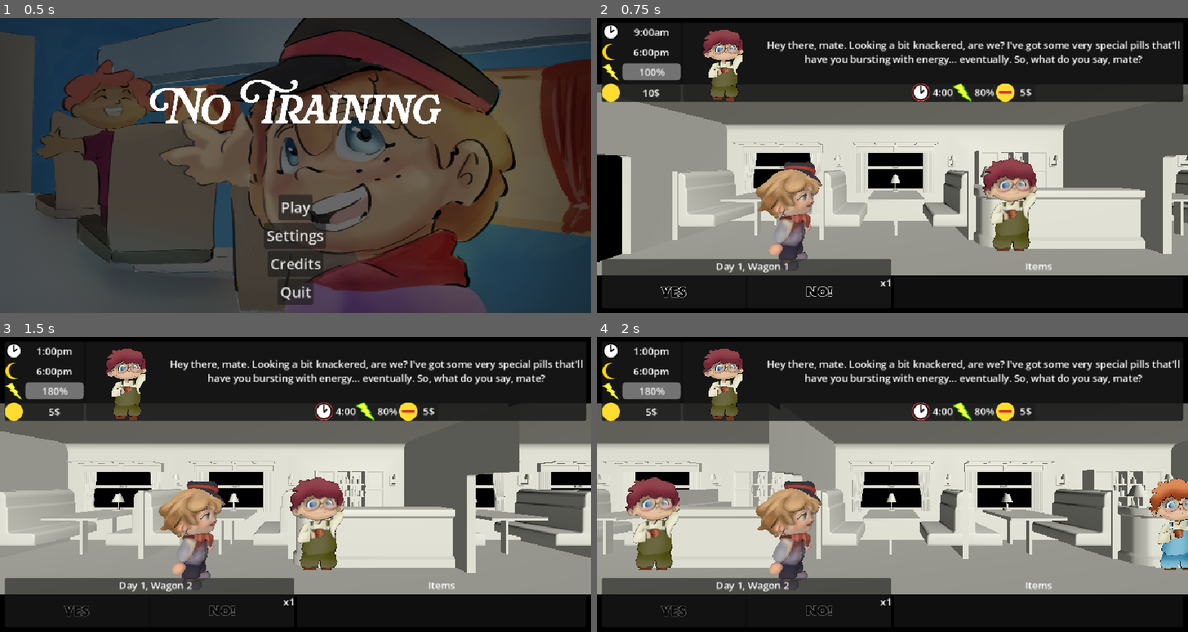
Above: before the commit, frames 1-4 (two rows, left to right).
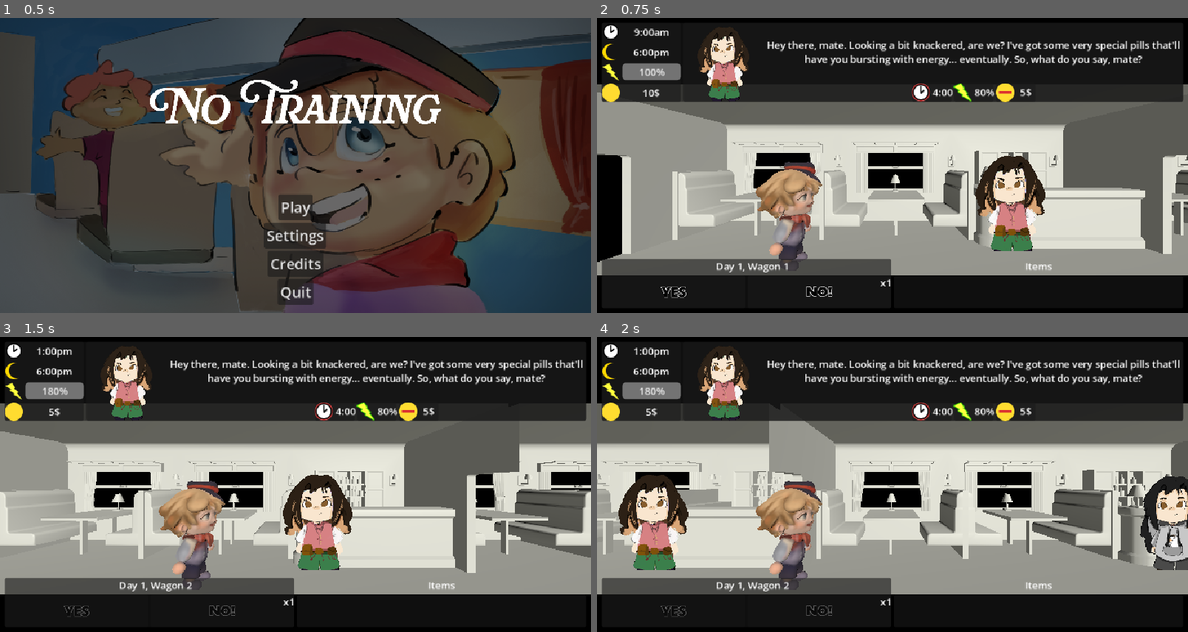
Above: after the commit, the same moments.

Repository: Smg065/WGJ2026
Game: Godot game, scene res://Scenes/MainMenu.tscn
Two runs of this game, one before a commit and one after it. Both use one fixed random seed, a clock stepped at 60 frames per second and the inputs below. The engine's default icon, where the game draws it, is replaced by a stand-in: a white triangle on a blue panel in a dark square.
Inputs (mouse positions are in pixels of both pictures, inside the frame that each line leads up to):
- Up to frame 1 (0.5 s): no input
- Up to frame 2 (0.75 s): click "Play" at 0.5 s
- Up to frame 3 (1.5 s): click (76, 611) at 1.25 s
- Up to frame 4 (2 s): no input

Frame 1 is identical in both runs. In frame 2, 4.1% of the frame differs, in the area x 17-76%, y 3-79%; in frame 3, 4.1%; in frame 4, 6.2%, in the area x 3-100%, y 3-79%.

Commit message:
new models

Diff:
--- a/Resources/Requests/IceCream.tres
+++ b/Resources/Requests/IceCream.tres
@@ -1,6 +1,6 @@
 [gd_resource type="Resource" script_class="CharacterRequest" format=3 uid="uid://01lf4lbam8a2"]
 
-[ext_resource type="Texture2D" uid="uid://bblf4acwurjdt" path="res://Sprites/Characters/80_Gym_teacher.png" id="1_y7jt4"]
+[ext_resource type="Texture2D" uid="uid://cj4obqfpi5fvr" path="res://Sprites/Characters/People_Crying.png" id="1_y7jt4"]
 [ext_resource type="AudioStream" uid="uid://dk3du50iyqrw7" path="res://SFX/dialogue-cry.wav" id="2_y7jt4"]
 [ext_resource type="Script" uid="uid://crmyuhxtt7onq" path="res://Scripts/CharacterRequest.gd" id="3_35a0k"]
 
--- a/Resources/Requests/OldLadyStory.tres
+++ b/Resources/Requests/OldLadyStory.tres
@@ -1,6 +1,6 @@
 [gd_resource type="Resource" script_class="CharacterRequest" format=3 uid="uid://cqwimqdgptmes"]
 
-[ext_resource type="Texture2D" uid="uid://muff38eok5ij" path="res://Sprites/Characters/NPC_1.png" id="1_j88ck"]
+[ext_resource type="Texture2D" uid="uid://d17g6miet0i71" path="res://Sprites/Characters/Old.png" id="1_6uffv"]
 [ext_resource type="AudioStream" uid="uid://cjy0pqwt2e2kh" path="res://SFX/dialogue-03.wav" id="2_2t8wt"]
 [ext_resource type="Script" uid="uid://crmyuhxtt7onq" path="res://Scripts/CharacterRequest.gd" id="2_6uffv"]
 
@@ -13,8 +13,8 @@
 yesTags = Array[String](["GrandmaStory"])
 energyCost = 20
 timeCost = 2
-charWagon = ExtResource("1_j88ck")
-charProfile = ExtResource("1_j88ck")
-charYes = ExtResource("1_j88ck")
-charNo = ExtResource("1_j88ck")
+charWagon = ExtResource("1_6uffv")
+charProfile = ExtResource("1_6uffv")
+charYes = ExtResource("1_6uffv")
+charNo = ExtResource("1_6uffv")
 metadata/_custom_type_script = "uid://crmyuhxtt7onq"
--- a/Resources/Requests/OldLadyStory2.tres
+++ b/Resources/Requests/OldLadyStory2.tres
@@ -1,6 +1,6 @@
 [gd_resource type="Resource" script_class="CharacterRequest" format=3 uid="uid://tpxj62v1lcw1"]
 
-[ext_resource type="Texture2D" uid="uid://muff38eok5ij" path="res://Sprites/Characters/NPC_1.png" id="1_5n5p7"]
+[ext_resource type="Texture2D" uid="uid://d17g6miet0i71" path="res://Sprites/Characters/Old.png" id="1_nj2k5"]
 [ext_resource type="Script" uid="uid://crmyuhxtt7onq" path="res://Scripts/CharacterRequest.gd" id="2_nj2k5"]
 [ext_resource type="AudioStream" uid="uid://njjrm8rvkraj" path="res://SFX/dialogue-06.wav" id="2_vlh7i"]
 
@@ -14,8 +14,8 @@
 yesTags = Array[String](["GrandmaStory2"])
 energyCost = 10
 timeCost = 2
-charWagon = ExtResource("1_5n5p7")
-charProfile = ExtResource("1_5n5p7")
-charYes = ExtResource("1_5n5p7")
-charNo = ExtResource("1_5n5p7")
+charWagon = ExtResource("1_nj2k5")
+charProfile = ExtResource("1_nj2k5")
+charYes = ExtResource("1_nj2k5")
+charNo = ExtResource("1_nj2k5")
 metadata/_custom_type_script = "uid://crmyuhxtt7onq"
--- a/Resources/Requests/OldLadyStory3.tres
+++ b/Resources/Requests/OldLadyStory3.tres
@@ -1,6 +1,6 @@
 [gd_resource type="Resource" script_class="CharacterRequest" format=3 uid="uid://dc058cmgwr6kn"]
 
-[ext_resource type="Texture2D" uid="uid://muff38eok5ij" path="res://Sprites/Characters/NPC_1.png" id="1_iu4h2"]
+[ext_resource type="Texture2D" uid="uid://d17g6miet0i71" path="res://Sprites/Characters/Old.png" id="1_1euat"]
 [ext_resource type="Script" uid="uid://crmyuhxtt7onq" path="res://Scripts/CharacterRequest.gd" id="2_1euat"]
 [ext_resource type="AudioStream" uid="uid://bc52jk37o2cxq" path="res://SFX/dialogue-05.wav" id="2_1xxy8"]
 
@@ -15,8 +15,8 @@
 energyCost = 15
 timeCost = 3
 moneyCost = -5
-charWagon = ExtResource("1_iu4h2")
-charProfile = ExtResource("1_iu4h2")
-charYes = ExtResource("1_iu4h2")
-charNo = ExtResource("1_iu4h2")
+charWagon = ExtResource("1_1euat")
+charProfile = ExtResource("1_1euat")
+charYes = ExtResource("1_1euat")
+charNo = ExtResource("1_1euat")
 metadata/_custom_type_script = "uid://crmyuhxtt7onq"
--- a/Resources/Requests/OldLadyThanks.tres
+++ b/Resources/Requests/OldLadyThanks.tres
@@ -1,6 +1,6 @@
 [gd_resource type="Resource" script_class="CharacterRequest" format=3 uid="uid://boku6cvm5lt0i"]
 
-[ext_resource type="Texture2D" uid="uid://muff38eok5ij" path="res://Sprites/Characters/NPC_1.png" id="1_o2rgp"]
+[ext_resource type="Texture2D" uid="uid://d17g6miet0i71" path="res://Sprites/Characters/Old.png" id="1_goqml"]
 [ext_resource type="AudioStream" uid="uid://cqh3rauxmevdt" path="res://SFX/dialogue-01.wav" id="2_eibod"]
 [ext_resource type="Script" uid="uid://crmyuhxtt7onq" path="res://Scripts/CharacterRequest.gd" id="2_goqml"]
 
@@ -13,8 +13,8 @@
 tagBlacklist = Array[String](["GrandmaStory4"])
 yesTags = Array[String](["GrandmaStory4"])
 moneyCost = -30
-charWagon = ExtResource("1_o2rgp")
-charProfile = ExtResource("1_o2rgp")
-charYes = ExtResource("1_o2rgp")
-charNo = ExtResource("1_o2rgp")
+charWagon = ExtResource("1_goqml")
+charProfile = ExtResource("1_goqml")
+charYes = ExtResource("1_goqml")
+charNo = ExtResource("1_goqml")
 metadata/_custom_type_script = "uid://crmyuhxtt7onq"
--- a/Resources/Requests/SleepingPillSeller.tres
+++ b/Resources/Requests/SleepingPillSeller.tres
@@ -1,6 +1,6 @@
 [gd_resource type="Resource" script_class="CharacterRequest" format=3 uid="uid://b8jhgjjkoeng1"]
 
-[ext_resource type="Texture2D" uid="uid://coq4w2088wgrd" path="res://Sprites/Characters/NPC_27.png" id="1_fanxc"]
+[ext_resource type="Texture2D" uid="uid://b65qm7vcow667" path="res://Sprites/Characters/shifty_merchant.png" id="1_ovcmr"]
 [ext_resource type="AudioStream" uid="uid://bggq6wj6yb1id" path="res://SFX/dialogue-laughter.wav" id="2_5226j"]
 [ext_resource type="Script" uid="uid://crmyuhxtt7onq" path="res://Scripts/CharacterRequest.gd" id="2_ovcmr"]
 
@@ -12,8 +12,8 @@
 energyCost = -80
 timeCost = 4
 moneyCost = 5
-charWagon = ExtResource("1_fanxc")
-charProfile = ExtResource("1_fanxc")
-charYes = ExtResource("1_fanxc")
-charNo = ExtResource("1_fanxc")
+charWagon = ExtResource("1_ovcmr")
+charProfile = ExtResource("1_ovcmr")
+charYes = ExtResource("1_ovcmr")
+charNo = ExtResource("1_ovcmr")
 metadata/_custom_type_script = "uid://crmyuhxtt7onq"
Binary file added: Sprites/Characters/Abandonned_wallet.png
Not shown, added: Sprites/Characters/Abandonned_wallet.png.import
Binary file added: Sprites/Characters/People_Crying.png
Not shown, added: Sprites/Characters/People_Crying.png.import
